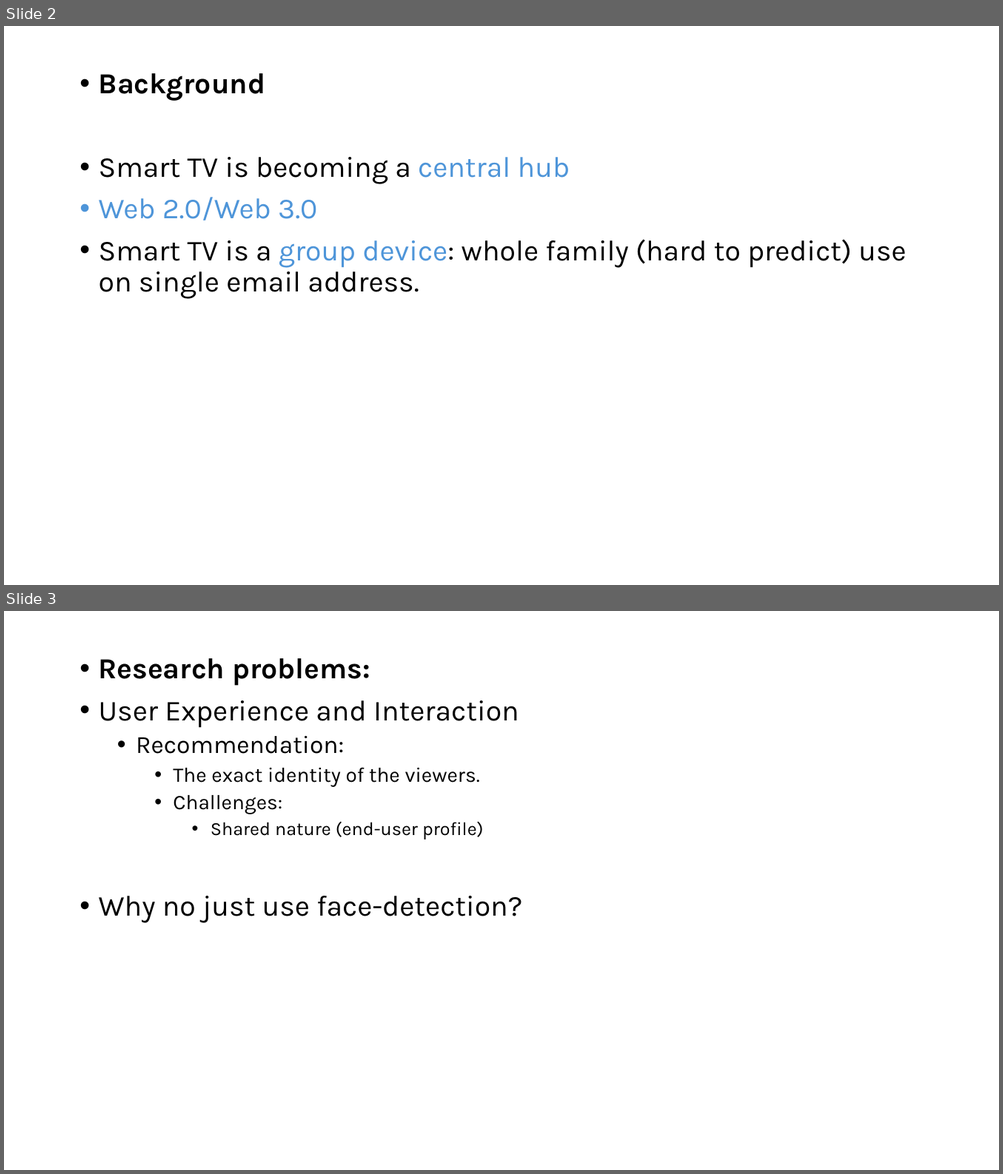
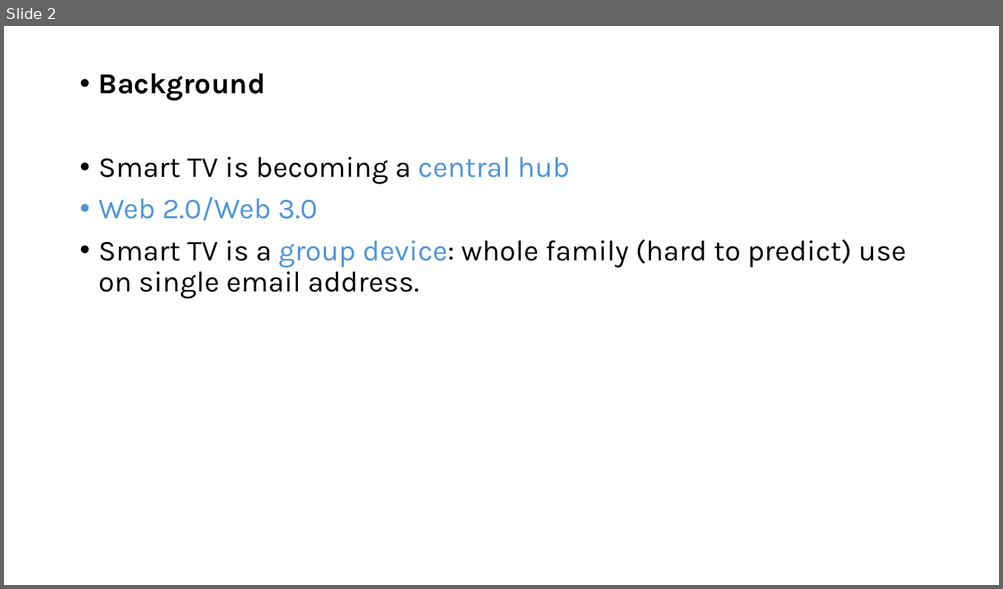
Before and after one commit to GXG-CS/smartTV, a slide deck: smartTV.pptx. Shown one above the other, each under a label of ours: slides 2 and 3 before the commit, slide 2 after it. The pictures are 1003x1174 and 1003x589 pixels, drawn with LibreOffice and Linux fonts; fonts in the diff are those of the drawing. Boxes give left, top, right and bottom in pixels: in the first picture for what was removed or moved away, otherwise in the second. Text is boxed around its words. In the diff, an @@ line names an element or a change of style, - is before the commit and + after.

```diff
--- a/smartTV.pptx
+++ b/smartTV.pptx
@@ slide 3 removed at bbox=[4, 611, 999, 1170], background #FFFFFF @@
@@ text removed at bbox=[99, 658, 522, 923] @@
-• Research problems:
-• User Experience and Interaction
-  • Recommendation:
-    • The exact identity of the viewers.
-    • Challenges:
-      • Shared nature (end-user profile)
-• Why no just use face-detection?
```
Also in this commit, not shown: 7 slides added, 1 other slide removed.
